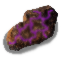
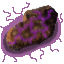
Revision of a layered 64px x 64px image; what changed, layer by layer:
removed layer "Layer 2" over box(7, 7, 55, 47)
painted on "Layer 0" over box(1, 8, 61, 57)
"Layer 1": opacity 50% → 71%, painted on it over box(0, 2, 63, 62)
